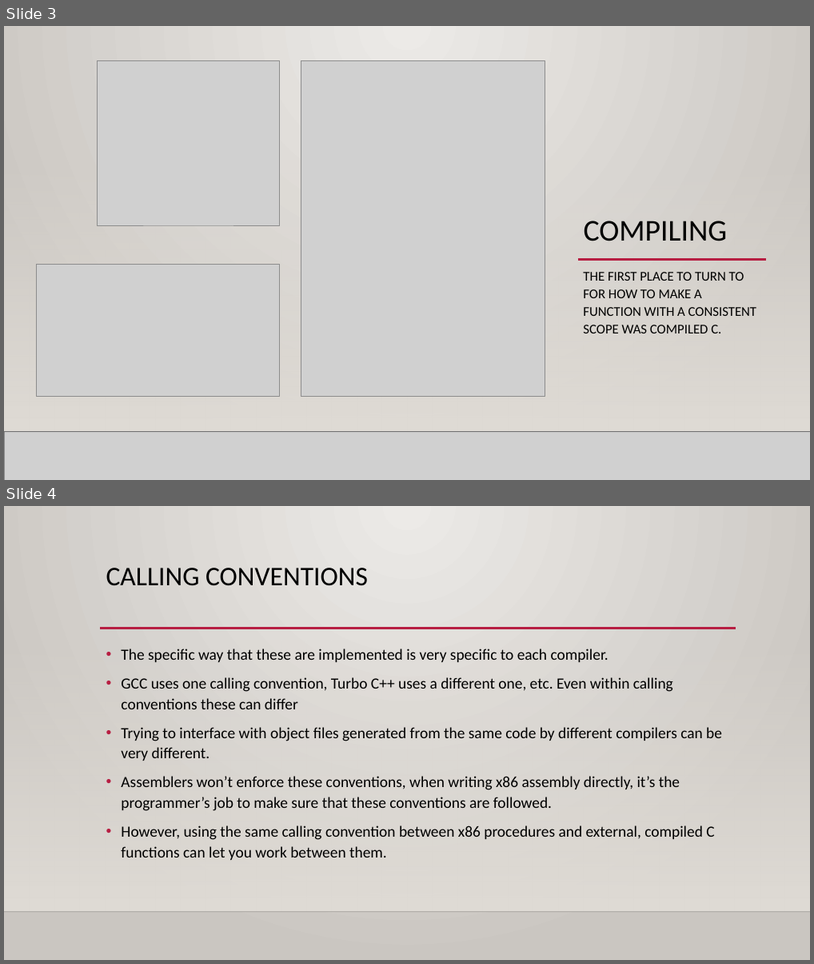
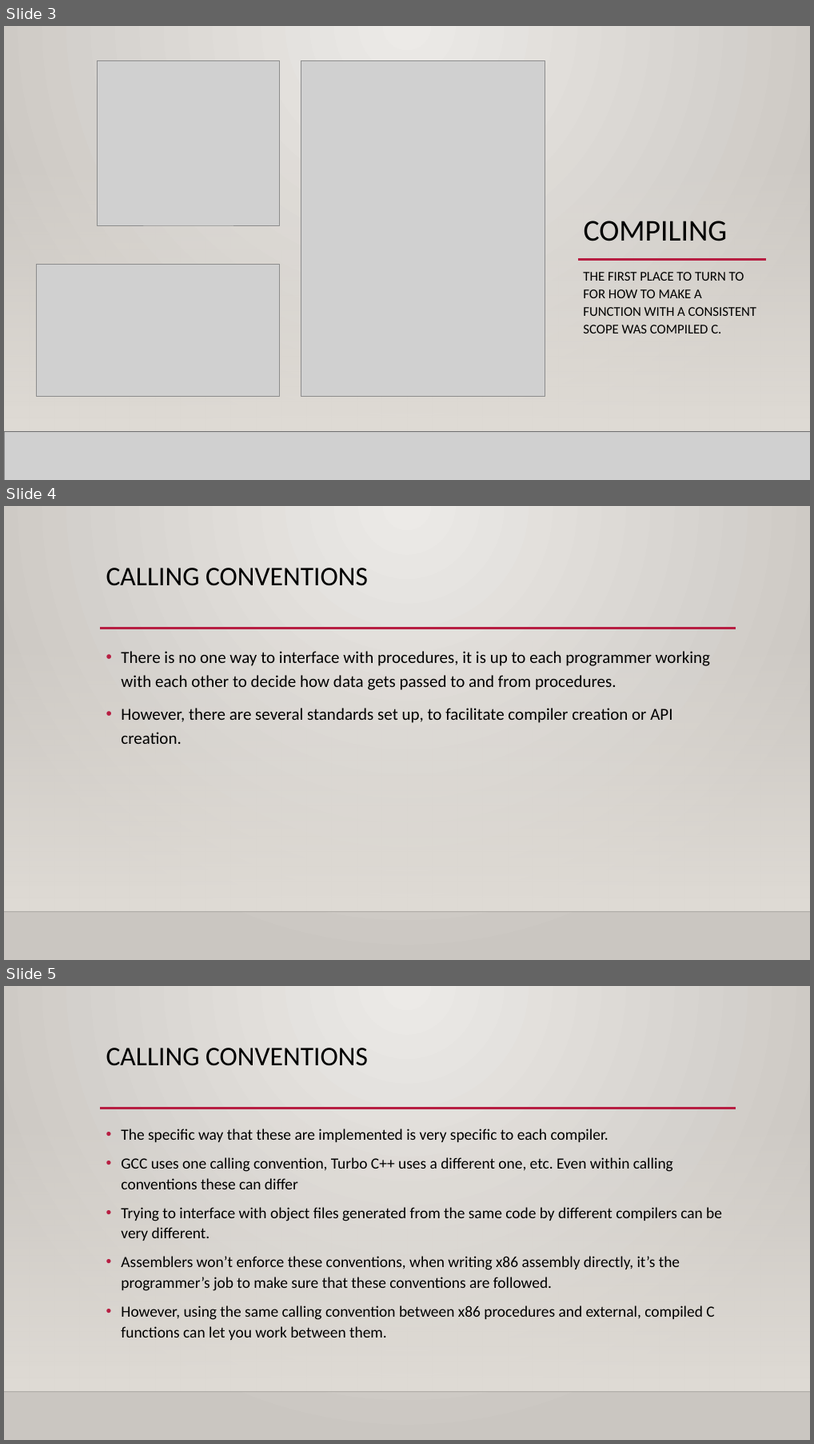
Before and after one commit to jarum3/Final, a slide deck: FinalPresentation.pptx. Shown one above the other, each under a label of ours: slides 3 and 4 before the commit, slides 3, 4 and 5 after it. The pictures are 814x964 and 814x1444 pixels, drawn with LibreOffice and Linux fonts; fonts in the diff are those of the drawing; grey boxes stand for pictures; background and template pictures are left out. Boxes give left, top, right and bottom in pixels: in the first picture for what was removed or moved away, otherwise in the second. Text is boxed around its words. In the diff, an @@ line names an element or a change of style, - is before the commit and + after.

Commit message:
Presentation slide

```diff
--- a/FinalPresentation.pptx
+++ b/FinalPresentation.pptx
@@ slide 4 added at [4,506,810,960], background gradient #ECEAE7 to #CAC7C1; not listed: 3 template elements that a slide beside it also shows @@
@@ title added at [106,568,368,586], 32 pt, text #000000 @@
+CALLING CONVENTIONS
@@ text added at [121,651,711,744], 20 pt, text #000000 @@
+• There is no one way to interface with procedures, it is up to each programmer working with each other to decide how data gets passed to and from procedures.
+• However, there are several standards set up, to facilitate compiler creation or API creation.
@@ what was slide 4 is now slide 5 @@
```
